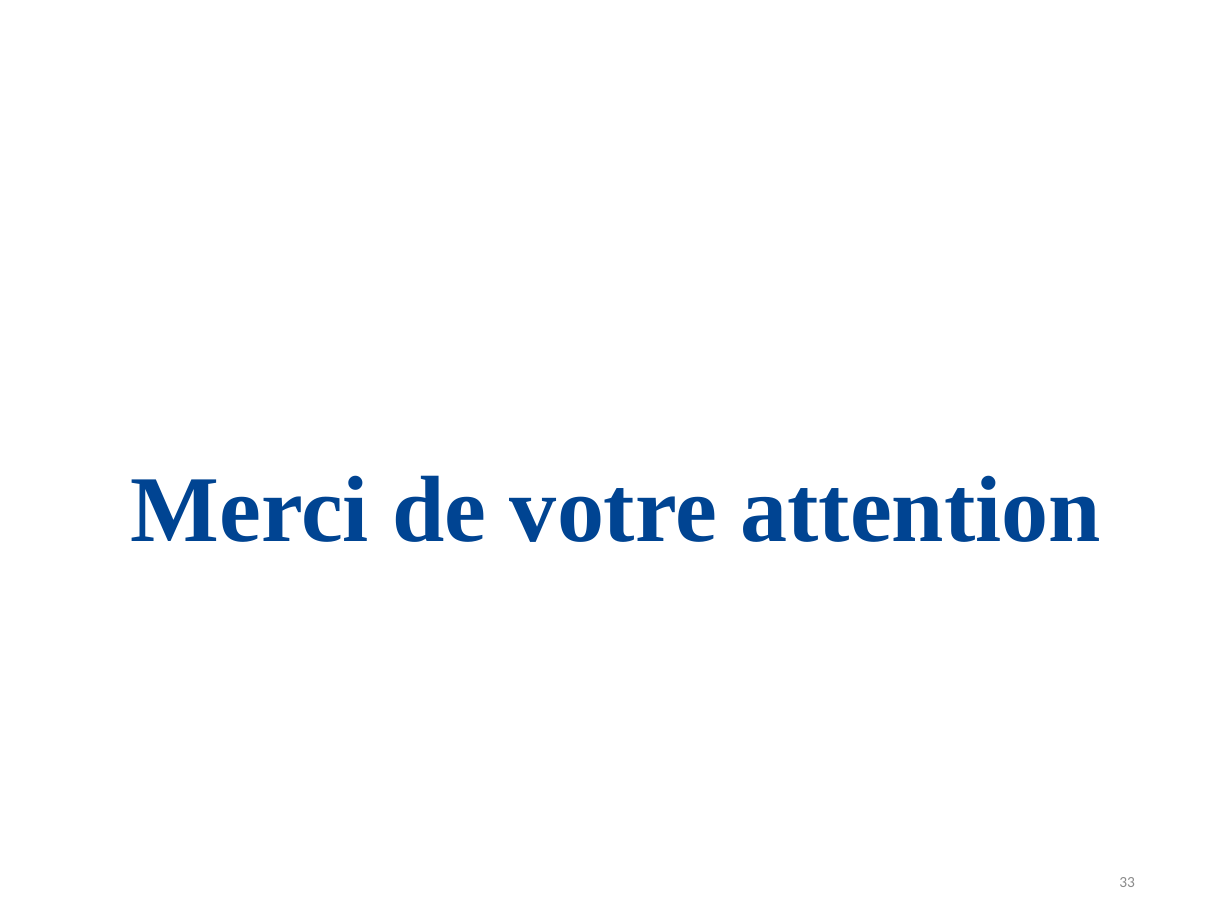
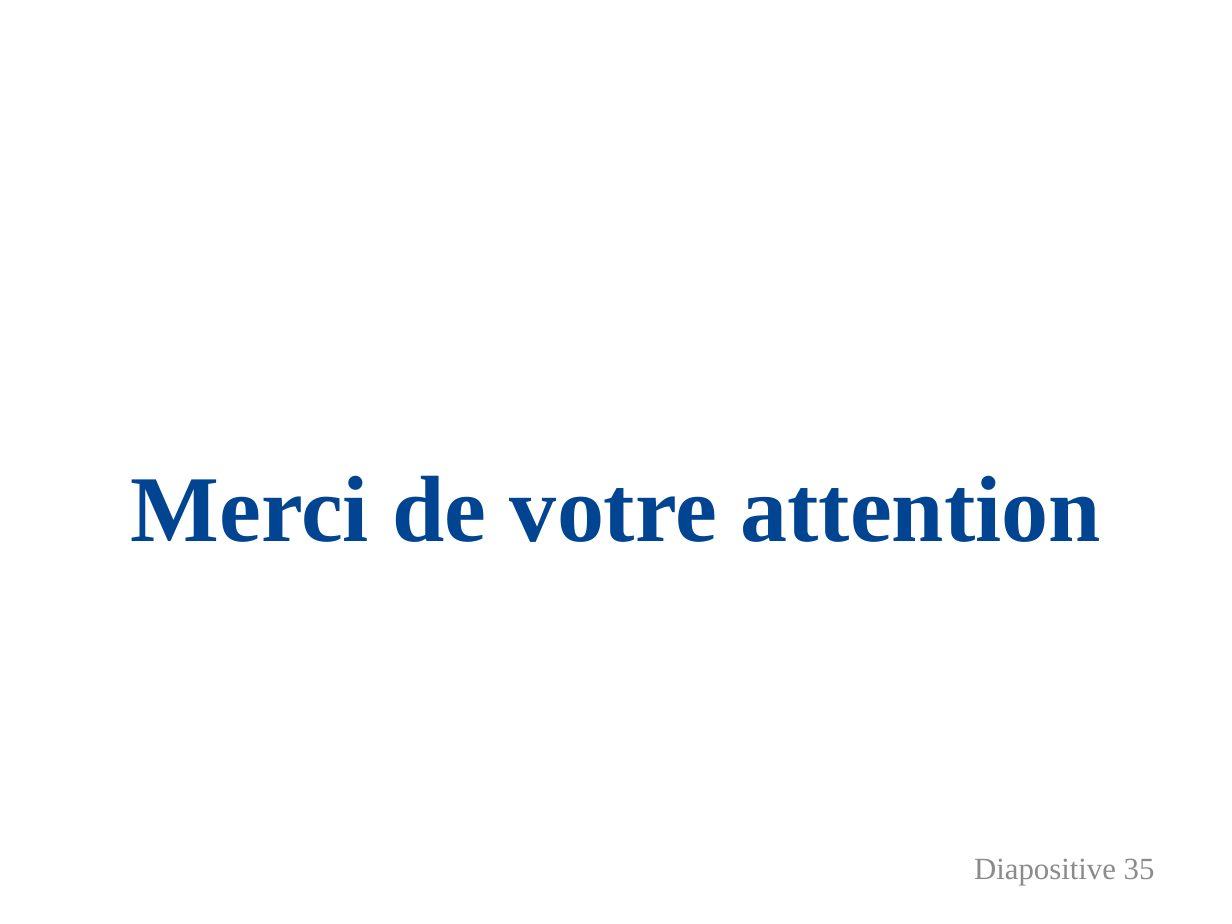
Before and after one commit to FlorentALAPETITE/Rapport_Stage_2017, a slide deck: slide 35 of Soutenance_Stage.pptx (slide 33 before the commit). Drawn at 1232x924 pixels with LibreOffice and Linux fonts; fonts in the diff are those of the drawing; background and template pictures are left out. Boxes give left, top, right and bottom in pixels: in the first picture for what was removed or moved away, otherwise in the second. Text is boxed around its words. In the diff, an @@ line names an element or a change of style, - is before the commit and + after.

```diff
--- a/Soutenance_Stage.pptx
+++ b/Soutenance_Stage.pptx
@@ page number added at <box>974,858,1155,885</box>, 18 pt, text #8C8C8C @@
+Diapositive 35
@@ page number removed at <box>1119,877,1135,887</box> @@
-33
```
Also in this commit, not shown: 2 other slides changed, 2 slides added, 1 other file.
